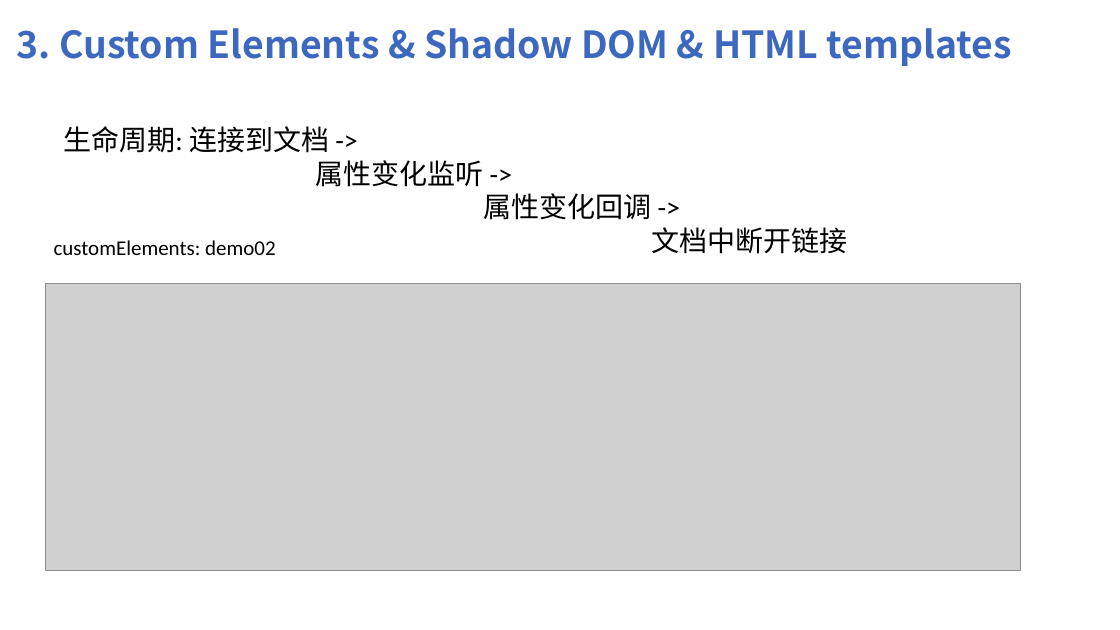
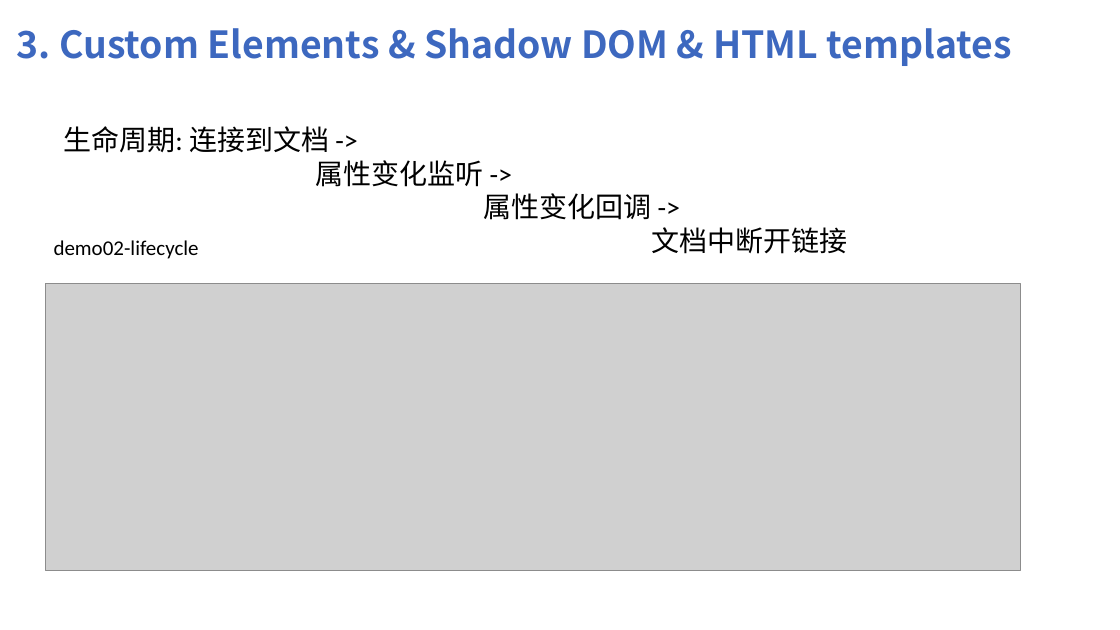
Before and after one commit to shuyancang/FE_learnings, a slide deck: slide 14 of webComponents/web Componts.pptx. Drawn at 1120x630 pixels with LibreOffice and Linux fonts; fonts in the diff are those of the drawing; grey boxes stand for pictures. Boxes give left, top, right and bottom in pixels: in the first picture for what was removed or moved away, otherwise in the second. Text is boxed around its words. In the diff, an @@ line names an element or a change of style, - is before the commit and + after.

```diff
--- a/webComponents/web Componts.pptx
+++ b/webComponents/web Componts.pptx
@@ text at (x1=54, y1=240, x2=199, y2=259): text changed @@
-customElements: demo02
+demo02-lifecycle
```
Also in this commit, not shown: 4 other slides changed, 1 slide added, 3 other files.
